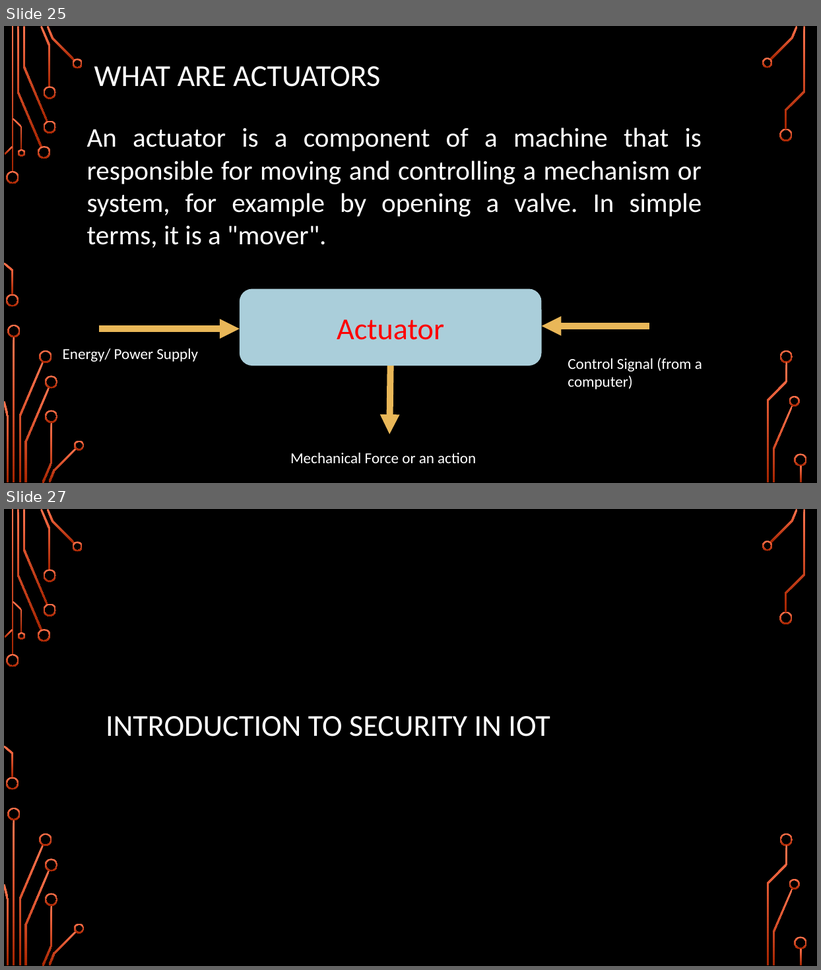
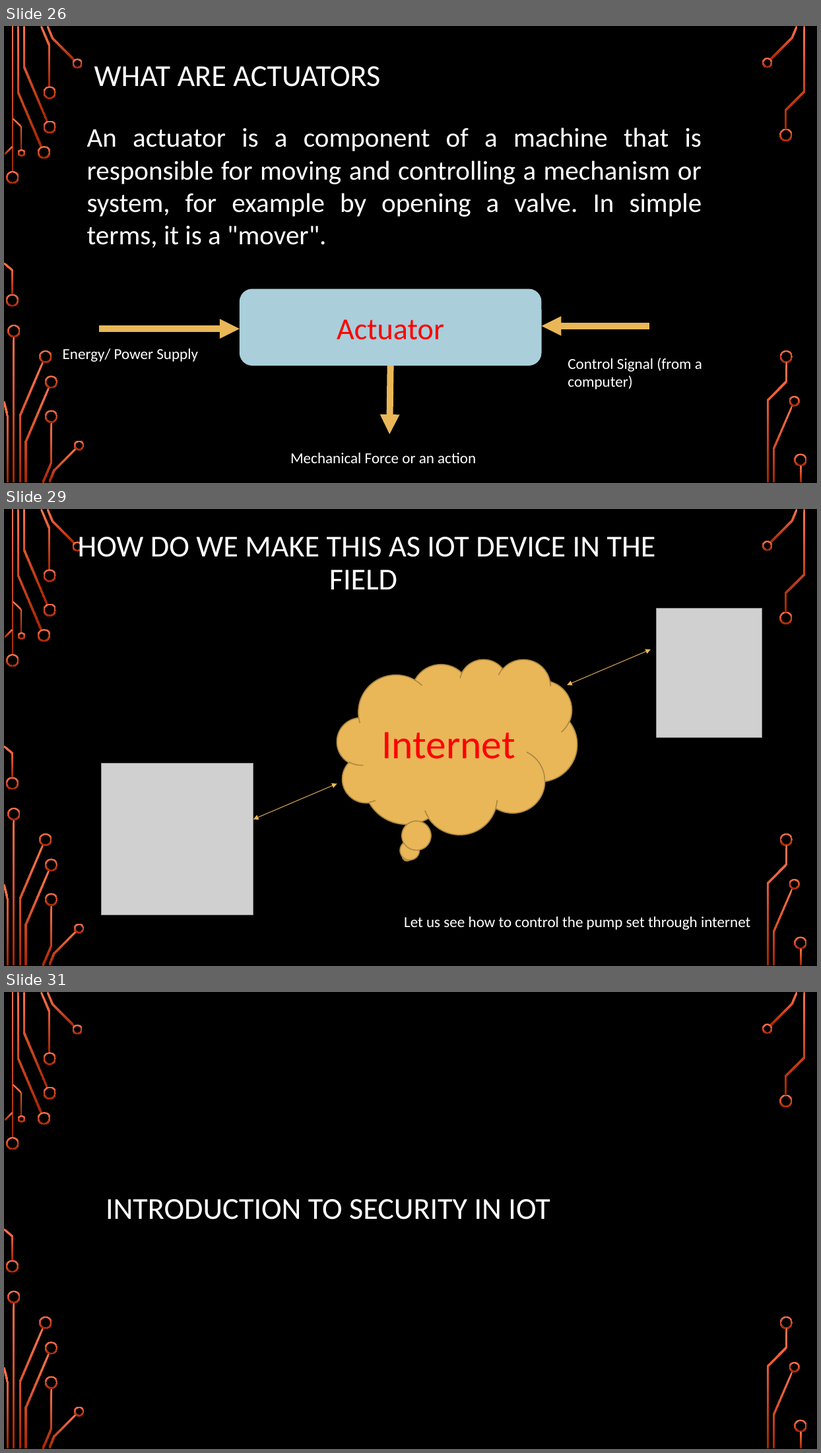
Before and after one commit to girishsukukumar/IoTWorkshop, a slide deck: Module-2.pptx. Shown one above the other, each under a label of ours: slides 25 and 27 before the commit, slides 26, 29 and 31 after it; the slides between them are not shown. The pictures are 821x970 and 821x1453 pixels, drawn with LibreOffice and Linux fonts; fonts in the diff are those of the drawing; grey boxes stand for pictures; background and template pictures are left out. Boxes give left, top, right and bottom in pixels: in the first picture for what was removed or moved away, otherwise in the second. Text is boxed around its words. In the diff, an @@ line names an element or a change of style, - is before the commit and + after.

```diff
--- a/Module-2.pptx
+++ b/Module-2.pptx
@@ slide 29 added at box(4, 509, 817, 966), background picture (left out); not listed: 36 template elements that a slide beside it also shows @@
@@ title added at box(78, 537, 656, 590), 36 pt, text #FFFFFF @@
+HOW DO WE MAKE THIS AS IOT DEVICE IN THE FIELD
@@ picture added at box(657, 608, 762, 737) @@
@@ thought cloud added at box(337, 659, 578, 835), fill #E9B758, outline #AC8741 1.25 pt, 48 pt, text #FF0000 @@
+Internet
@@ double arrow added from (567, 685) to (651, 650), #E9B758 0.75 pt @@
@@ picture added at box(102, 763, 253, 916) @@
@@ double arrow added from (253, 819) to (337, 784), #E9B758 0.75 pt @@
@@ text added at box(404, 917, 750, 930), 18 pt, text #FFFFFF @@
+Let us see how to control the pump set through internet
@@ what was slide 25 is now slide 26 @@
@@ what was slide 27 is now slide 31 @@
```
Also in this commit, not shown: 1 slide changed, 3 other slides added.
